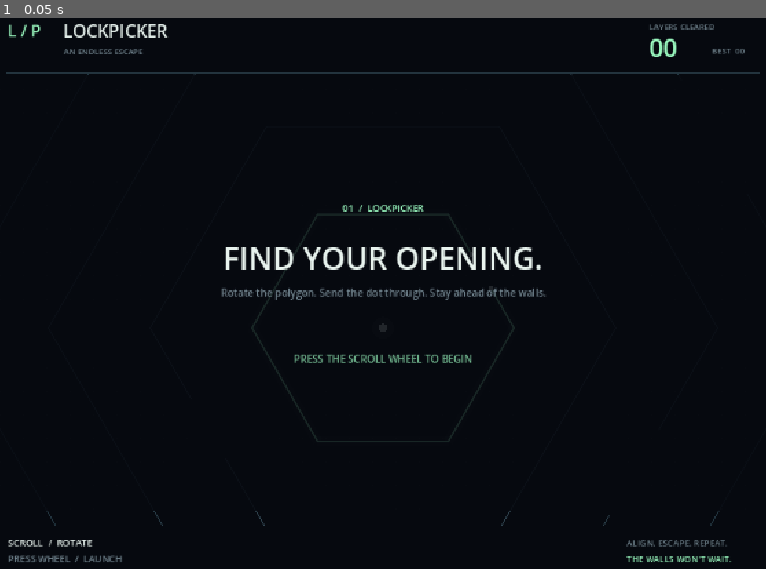
Above: before the commit, frame 1.
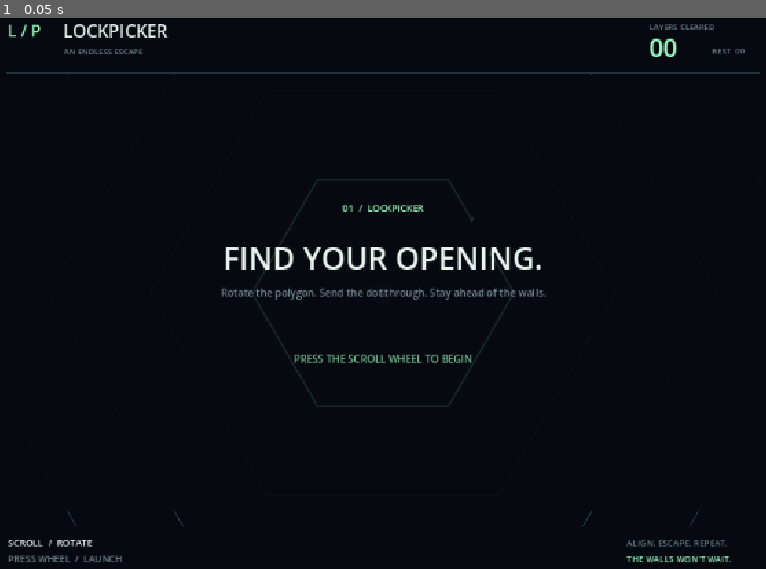
Above: after the commit, the same moment.

Repository: Nokianyte/Lockpicker
Game: Godot game, scene res://scenes/main.tscn
Two runs of this game, one before a commit and one after it. Both use one fixed random seed, a clock stepped at 60 frames per second and the inputs below.
Inputs:
- Up to frame 1 (0.05 s): no input

The runs differ from the first frame. In frame 1, 0.5% of the frame differs, in the area x 6-94%, y 10-93%.

Commit message:
Animate side turns and recenter the dot after movement

Diff:
--- a/scripts/main.gd
+++ b/scripts/main.gd
@@ -79,6 +79,8 @@
 	clock += delta
 	visual_zoom = lerpf(visual_zoom, 1.0, 1.0 - exp(-delta * 7.0))
 	camera_dot = camera_dot.lerp(game.dot, 1.0 - exp(-delta * 9.0))
+	if camera_dot.distance_to(game.dot) < 0.05:
+		camera_dot = game.dot
 	if not game.paused:
 		hit_flash = maxf(0.0, hit_flash - delta)
 		for effect in effects:
@@ -99,11 +101,11 @@
 
 func _draw() -> void:
 	var size := get_viewport_rect().size
-	var center := size * Vector2(0.5, 0.56)
+	var center := size * 0.5
 	var ui_scale := minf(size.x / 1100.0, size.y / 800.0)
 	var radius: float = game.walls[0].radius
 	var zoom := minf(1.0, 280.0 / maxf(radius, 1.0)) * ui_scale * visual_zoom
-	var origin := center - camera_dot * zoom * 0.75
+	var origin := center - camera_dot * zoom
 	# Quiet graph-paper texture and corner registration marks.
 	for x in range(24, int(size.x), 32):
 		for y in range(24, int(size.y), 32):
--- a/scripts/run_model.gd
+++ b/scripts/run_model.gd
@@ -14,6 +14,11 @@
 var bounce_count := 0
 var elapsed := 0.0
 var space_scale := 1.0
+var turning := false
+var turn_from := 0.0
+var turn_target := 0.0
+var turn_elapsed := 0.0
+var buffered_launch := false
 
 func _init() -> void:
 	reset(42)
@@ -28,6 +33,9 @@
 	bounce_count = 0
 	elapsed = 0.0
 	space_scale = 1.0
+	turning = false
+	buffered_launch = false
+	turn_elapsed = 0.0
 	paused = false
 	state = State.READY
 	for i in range(T.WALL_COUNT):
@@ -50,12 +58,24 @@
 	if state == State.TITLE or state == State.OVER:
 		reset()
 	elif state == State.READY:
-		launch_origin = dot
-		state = State.LAUNCHING
+		if turning:
+			buffered_launch = true
+		else:
+			_begin_launch()
+
+func _begin_launch() -> void:
+	buffered_launch = false
+	launch_origin = dot
+	state = State.LAUNCHING
 
 func rotate(direction: float) -> void:
-	if state == State.READY and not paused:
-		walls[0].angle = wrapf(walls[0].angle + direction * T.WHEEL_STEP, -PI, PI)
+	if state == State.READY and not paused and not buffered_launch:
+		if not turning:
+			turn_target = walls[0].angle
+		turn_from = walls[0].angle
+		turn_target += direction * T.WHEEL_STEP
+		turn_elapsed = 0.0
+		turning = true
 
 func speed() -> float:
 	return minf(T.INITIAL_SPEED + score * 0.65, T.MAX_SPEED)
@@ -74,6 +94,15 @@
 	elapsed += dt
 	var wall: Dictionary = walls[0]
 	var old_radius: float = wall.radius
+	var old_angle: float = wall.angle
+	if turning:
+		turn_elapsed = minf(turn_elapsed + dt, T.TURN_DURATION)
+		var progress := turn_elapsed / T.TURN_DURATION
+		var eased := progress * progress * (3.0 - 2.0 * progress)
+		wall.angle = lerpf(turn_from, turn_target, eased)
+		if turn_elapsed >= T.TURN_DURATION:
+			wall.angle = wrapf(turn_target, -PI, PI)
+			turning = false
 	for entry in walls:
 		entry.radius = maxf(0.0, entry.radius - speed() * dt)
 	var previous := dot
@@ -82,12 +111,14 @@
 	elif state == State.BOUNCING:
 		dot = dot.move_toward(launch_origin, T.BOUNCE_SPEED * dt)
 	var clearance := T.DOT_RADIUS + T.WALL_WIDTH / 2.0
-	var hit := G.swept_hit(previous, dot, old_radius, wall.radius, wall.angle, clearance)
+	var hit := G.swept_hit(previous, dot, old_radius, wall.radius, wall.angle, clearance, old_angle)
 	if hit >= 0.0:
 		if state == State.LAUNCHING:
 			dot = previous.lerp(dot, maxf(0.0, hit - 0.001))
-			# Move just inside the contact surface so recovery starts separated.
-			dot.y += 0.05
+			# The collision is at a fraction of the tick, but walls are already at
+			# their end-of-tick radii. Account for that remaining wall travel so
+			# recovery starts separated rather than falsely crushed next tick.
+			dot.y += (old_radius - wall.radius) * (1.0 - hit) + 0.05
 			state = State.BOUNCING
 			bounce_count += 1
 		else:
@@ -117,7 +148,10 @@
 			space_scale *= factor
 	elif state == State.BOUNCING and dot.distance_to(launch_origin) < 0.01:
 		state = State.READY
+	if state == State.READY and not turning and buffered_launch:
+		_begin_launch()
 
 func pause() -> void:
 	if state != State.TITLE and state != State.OVER:
 		paused = true
+		buffered_launch = false
--- a/scripts/tuning.gd
+++ b/scripts/tuning.gd
@@ -7,6 +7,7 @@
 const WALL_COUNT := 4
 const GAP_ANGLE := 0.34
 const WHEEL_STEP := PI / 3.0
+const TURN_DURATION := 0.16
 const INITIAL_SPEED := 13.0
 const MAX_SPEED := 38.0
 const LAUNCH_SPEED := 850.0
--- a/scripts/wall_geometry.gd
+++ b/scripts/wall_geometry.gd
@@ -29,13 +29,15 @@
 		result = minf(result, p.distance_to(Geometry2D.get_closest_point_to_segment(p, segment[0], segment[1])))
 	return result
 
-static func swept_hit(from: Vector2, to: Vector2, old_radius: float, new_radius: float, rotation: float, clearance: float) -> float:
+static func swept_hit(from: Vector2, to: Vector2, old_radius: float, new_radius: float, rotation: float, clearance: float, old_rotation: float = NAN) -> float:
 	# Conservative advancement: a distance bound covers both dot and wall motion.
 	# Unlike discrete endpoint tests, this cannot step over a thin wall.
-	var bound := from.distance_to(to) + absf(new_radius - old_radius)
+	var start_angle := rotation if is_nan(old_rotation) else old_rotation
+	var angle_delta := angle_difference(start_angle, rotation)
+	var bound := from.distance_to(to) + absf(new_radius - old_radius) + maxf(old_radius, new_radius) * absf(angle_delta)
 	var t := 0.0
 	for iteration in range(128):
-		var distance := distance_to_wall(from.lerp(to, t), lerpf(old_radius, new_radius, t), rotation) - clearance
+		var distance := distance_to_wall(from.lerp(to, t), lerpf(old_radius, new_radius, t), start_angle + angle_delta * t) - clearance
 		if distance <= 0.001:
 			return t
 		if bound < 0.00001:
--- a/tests/test_game.gd
+++ b/tests/test_game.gd
@@ -18,13 +18,19 @@
 	var initial_angle: float = game.walls[0].angle
 	var outer_angle: float = game.walls[1].angle
 	game.rotate(1)
+	check(is_equal_approx(game.walls[0].angle, initial_angle), "scroll starts a turn without snapping")
+	game.step(T.TURN_DURATION / 2.0)
+	check(angle_difference(initial_angle, game.walls[0].angle) > 0.0 and angle_difference(initial_angle, game.walls[0].angle) < PI / 3.0, "turn has an intermediate angle")
+	game.step(T.TURN_DURATION)
 	check(is_equal_approx(angle_difference(initial_angle, game.walls[0].angle), PI / 3.0), "one notch advances one hexagon side")
 	game.rotate(-1)
+	game.step(T.TURN_DURATION + 0.01)
 	check(is_equal_approx(game.walls[0].angle, initial_angle), "opposite notch reverses one side")
 	check(game.walls[1].angle == outer_angle, "wheel leaves outer walls unchanged")
 	game.rotate(-1)
 	game.press()
 	game.press()
+	check(game.buffered_launch and game.state == Model.State.READY, "click during a turn waits for alignment")
 	for i in range(100):
 		game.step(1.0 / 120.0)
 		if game.score > 0:
@@ -42,6 +48,13 @@
 	check(game.bounce_count == 1 and game.score == 0, "solid hit bounces without scoring")
 	check(game.state == Model.State.READY and game.dot.is_equal_approx(Vector2.ZERO), "bounce returns to origin")
 	check(game.walls[0].radius < initial, "shrinking continues during bounce")
+	for phase in range(40):
+		var phased = Model.new()
+		phased.reset(7)
+		phased.step(phase * 0.01)
+		phased.press()
+		phased.step(1.0)
+		check(phased.state == Model.State.READY and phased.bounce_count == 1, "early bounce survives different impact timing %d" % phase)
 	game.pause()
 	var frozen: float = game.walls[0].radius
 	game.step(5)
@@ -63,6 +76,24 @@
 	check(G.swept_hit(endpoint + Vector2(0, 40), endpoint - Vector2(0, 40), 180, 180, -PI / 2, 7.5) >= 0, "gap endpoint is solid")
 	check(G.swept_hit(Vector2.ZERO, Vector2(0, -300), 180, 175, 0, 7.5) >= 0, "fast launch cannot tunnel through wall")
 	check(G.swept_hit(Vector2.ZERO, Vector2(0, -300), 180, 175, -PI / 2, 7.5) < 0, "aligned swept path remains open")
+	check(G.swept_hit(Vector2(0, -165), Vector2(0, -165), 180, 180, PI / 3, 6, 0) >= 0, "rotating corner cannot tunnel through a resting dot")
+	game.reset(33)
+	initial_angle = game.walls[0].angle
+	for i in range(3):
+		game.rotate(1)
+	game.step(0.04)
+	game.rotate(-1)
+	game.step(0.2)
+	check(absf(angle_difference(game.walls[0].angle, initial_angle + 2 * PI / 3)) < 0.0001, "rapid notches and reversal preserve intended side count")
+	game.rotate(-1)
+	game.press()
+	game.pause()
+	var paused_angle: float = game.walls[0].angle
+	game.step(1)
+	check(game.walls[0].angle == paused_angle, "pause freezes rotation")
+	game.press()
+	game.step(0.2)
+	check(game.state == Model.State.READY and not game.buffered_launch, "resume does not fire a stale buffered launch")
 	for fps in [30, 60, 120, 240]:
 		game.reset(8)
 		game.walls[0].angle = -PI / 2
@@ -85,6 +116,7 @@
 				aligned = true
 				break
 			game.rotate(1)
+			game.step(T.TURN_DURATION + 0.01)
 		check(aligned, "generated gap is reachable in whole-side steps")
 		game.press()
 		for frame in range(10000):
Not shown, changed: docs/verification.md
Not shown, changed: openspec/changes/add-lockpicker-browser-game/design.md
Not shown, changed: openspec/changes/add-lockpicker-browser-game/specs/arcade-gameplay/spec.md
Not shown, changed: openspec/changes/add-lockpicker-browser-game/tasks.md
